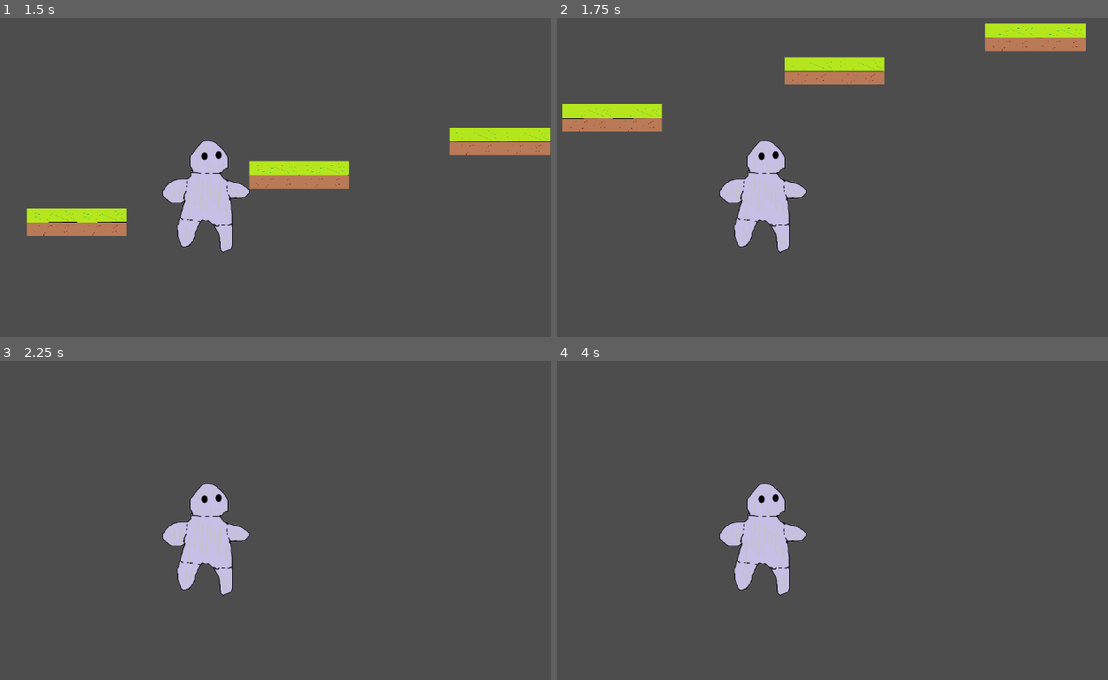
Above: before the commit, frames 1-4 (two rows, left to right).
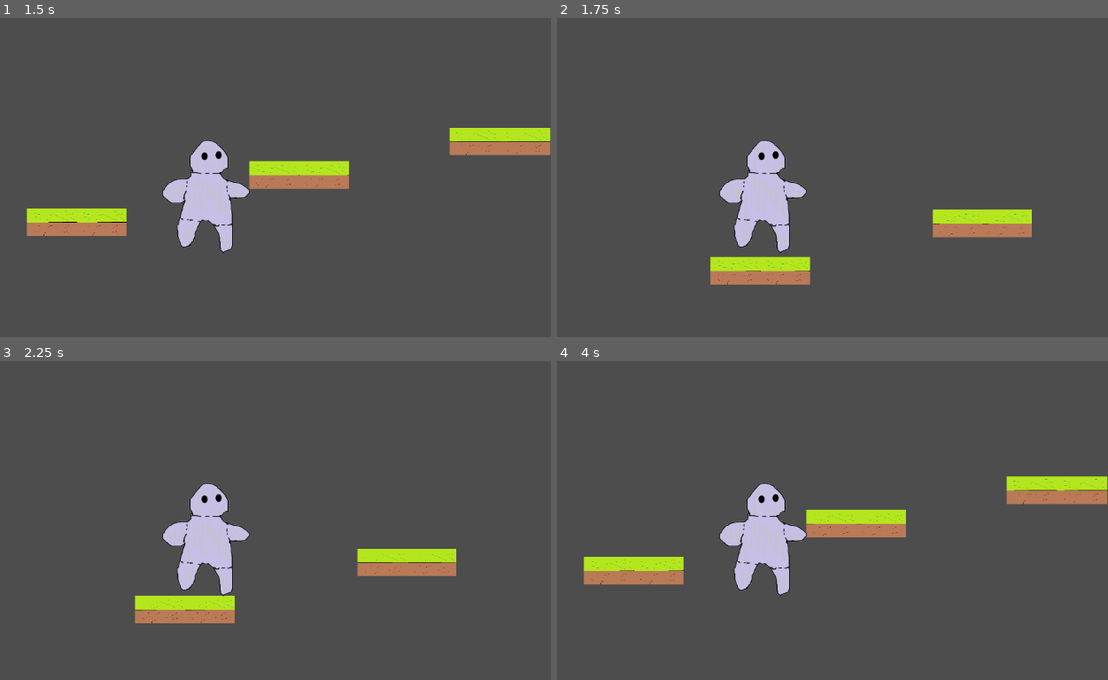
Above: after the commit, the same moments.

Repository: zakkbob/daydream-submission
Game: Godot game, scene res://main.tscn
The game is run twice, just before and just after one commit, with the same random seed, the same clock (stepped at 60 frames per second) and the same inputs.
Inputs:
- Up to frame 1 (1.5 s): tap Enter (ui_accept) at 0.5, 0.77 s; hold Right (ui_right) from 0.53 s (still down)
- Up to frame 2 (1.75 s): keep holding Right (ui_right); tap Enter (ui_accept) at 1.52 s
- Up to frame 3 (2.25 s): release Right (ui_right) at 2.03 s; hold Left (ui_left) from 2.03 s (still down)
- Up to frame 4 (4 s): release Left (ui_left) at 2.78 s; hold Right (ui_right) from 2.78 s (still down); tap Enter (ui_accept) at 3.02, 3.77 s

Frame 1 is identical in both runs. In frame 2, 8.0% of the frame differs, in the area x 0-96%, y 1-84%; in frame 3, 3.1%; in frame 4, 4.8%.

Commit message:
Reset level on fall

Diff:
--- /dev/null
+++ b/daydream-submission/area2d.gd
@@ -0,0 +1,11 @@
+extends Area2D
+
+
+# Called when the node enters the scene tree for the first time.
+func _ready() -> void:
+	pass # Replace with function body.
+
+
+# Called every frame. 'delta' is the elapsed time since the previous frame.
+func _process(delta: float) -> void:
+	pass
--- a/daydream-submission/main.tscn
+++ b/daydream-submission/main.tscn
@@ -3,7 +3,7 @@
 [ext_resource type="Texture2D" uid="uid://cxx1su2n2hg1l" path="res://gamedirt.png" id="1_lquwl"]
 [ext_resource type="Script" uid="uid://ggcitoo1yiwd" path="res://player.gd" id="2_0xm2m"]
 [ext_resource type="Texture2D" uid="uid://bl1xetkv2yrvq" path="res://gamesky.png" id="2_7mycd"]
-[ext_resource type="Script" uid="uid://lva2w2x010tl" path="res://area_2d.gd" id="5_272bh"]
+[ext_resource type="Script" uid="uid://cekho44meby18" path="res://area2d.gd" id="5_7mycd"]
 [ext_resource type="Texture2D" uid="uid://brr737moyeflr" path="res://gamedave-removebg-preview.png" id="5_lquwl"]
 
 [sub_resource type="TileSetAtlasSource" id="TileSetAtlasSource_5vw27"]
@@ -1222,10 +1222,10 @@
 [node name="Camera2D" type="Camera2D" parent="player"]
 
 [node name="Area2D" type="Area2D" parent="."]
-script = ExtResource("5_272bh")
+script = ExtResource("5_7mycd")
 
 [node name="CollisionShape2D" type="CollisionShape2D" parent="Area2D"]
 position = Vector2(396.5, 291)
 shape = SubResource("RectangleShape2D_272bh")
 
-[connection signal="area_entered" from="Area2D" to="player" method="_on_area_2d_area_entered"]
+[connection signal="body_entered" from="Area2D" to="player" method="_on_area_2d_body_entered"]
--- a/daydream-submission/player.gd
+++ b/daydream-submission/player.gd
@@ -22,3 +22,7 @@
 		velocity.x = move_toward(velocity.x, 0, SPEED)
 
 	move_and_slide()
+
+
+func _on_area_2d_body_entered(body: Node2D) -> void:
+	get_tree().reload_current_scene()
Not shown, added: daydream-submission/area2d.gd.uid
Empty file removed: daydream-submission/area_2d.gd
Not shown, removed: daydream-submission/area_2d.gd.uid
